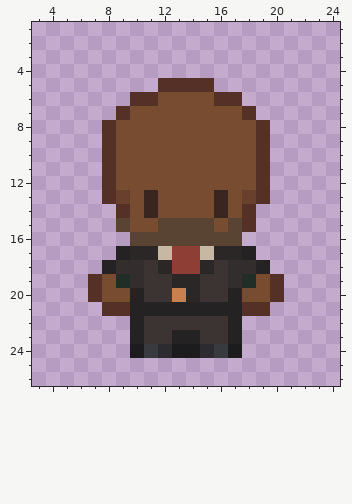
Pixel-art sprite: resources/rooms/garage/garage_OBJ/ask-shaq.png. This is how it looked before the edit.
The file is 31x27 pixels. Shown: x 3..24, y 1..26. The old version is drawn lined up with the new one.
And afterwards:
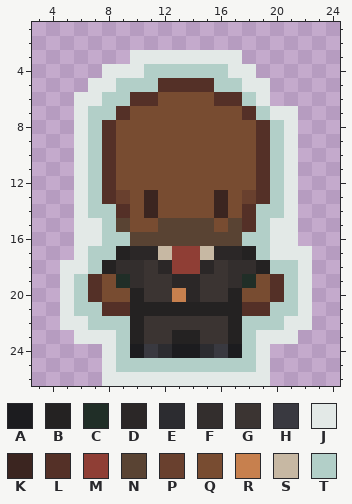
Palette (. is transparent): A #1c1c1f  B #242222  C #202e27  D #2b2727  E #2c2c30  F #332e2d  G #3b3432  H #393940  J #e3e9e7  K #3b2520  L #543027  M #8f3e35  N #594333  P #69402e  Q #784c31  R #c7804e  S #c7b8a3  T #b2cfc8
Change:
whole drawing moved by +0,-2 (the old picture is shown already moved)
y 3: x 10..17 ........ -> JJJJJJJJ
y 4: x 8..18 ........... -> JJJTTTTTTJJ
y 5: x 7..11 ..... -> JJTTT; x 16..19 .... -> TTJJ
y 6: x 6..9 .... -> JJTT; x 18..19 .. -> TJ
y 7: x 6..8 ... -> JTT; x 19..21 ... -> TJJ
y 8..13: x 6..7 .. -> JT; x 20..21 .. -> TJ
y 14: x 6..8 ... -> JTT; x 19..21 ... -> TTJ
y 15: x 6..8 ... -> JJT; x 19..21 ... -> TJJ
y 16: x 6..9 .... -> JJTT; x 18..21 .... -> TTJJ
y 17: x 6..8 ... -> JTT; x 19..22 .... -> TJJJ
y 18: x 5..7 ... -> JJT; x 20..22 ... -> TTJ
y 19..20: x 5..6 .. -> JT; x 21..22 .. -> TJ
y 21: x 5..7 ... -> JTT; x 20..22 ... -> TTJ
y 22: x 5..9 ..... -> JJTTT; x 18..22 ..... -> TTTJJ
y 23: x 6..9 .... -> JJJT; x 18..21 .... -> TJJJ
y 24: x 8..9 .. -> JT; x 18..19 .. -> TJ
y 25: x 8..19 ............ -> JTTTTTTTTTTJ
y 26: x 8..19 ............ -> JJJJJJJJJJJJ
